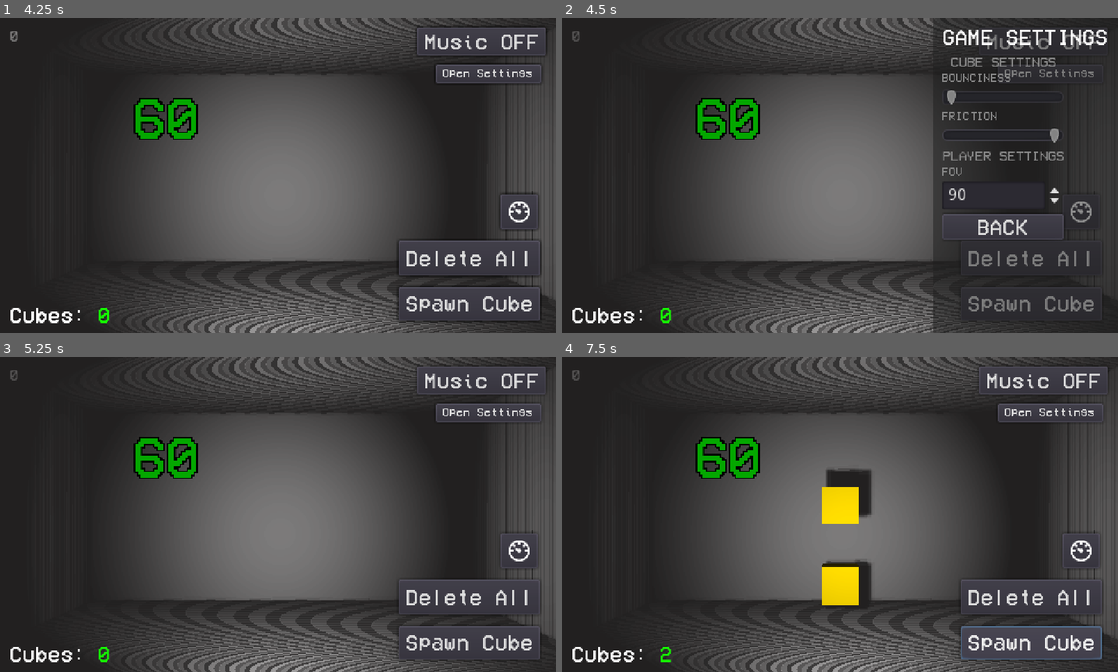
Above: before the commit, frames 1-4 (two rows, left to right).
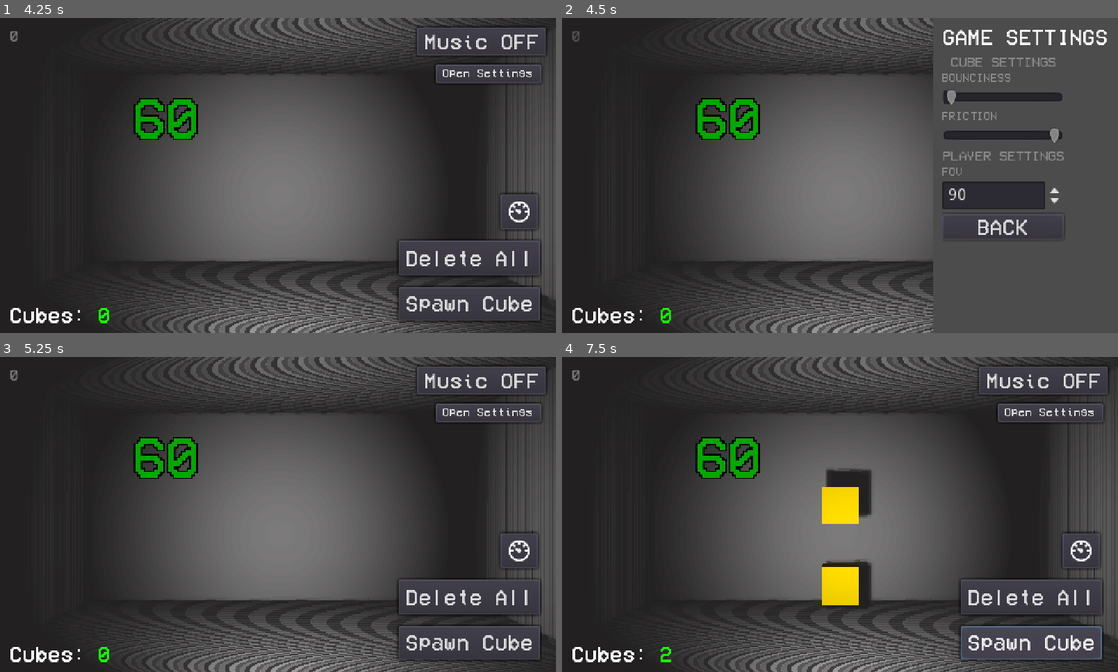
Above: after the commit, the same moments.

Repository: yaragirodev/vitaCubes
Game: Godot game, scene res://scenes/preLoadMenu.tscn
Same seed, same stepped clock (60 frames per second), same inputs: the game is played once before the commit and once after it.
Inputs (mouse positions are in pixels of both pictures, inside the frame that each line leads up to):
- Up to frame 1 (4.25 s): click "Open Settings" at 0.5 s; click "Load Assets" at 1.25 s; click "Start" at 2 s; click "Open Settings" at 2.75 s; click "Play!" at 3.5 s
- Up to frame 2 (4.5 s): click "Open Settings" at 4.25 s
- Up to frame 3 (5.25 s): click "BACK" at 5 s
- Up to frame 4 (7.5 s): click "Spawn Cube" at 5.75 s; click (1079, 549) at 6.52 s; click "Spawn Cube" at 7.25 s

Frame 1 is identical in both runs. In frame 2, 23% of the frame differs, in the area x 66-100%, y 0-100%; in frame 3, 0.2%; in frame 4, 0.2%.

Commit message:
menu fix!

Diff:
--- a/gui/gui.gd
+++ b/gui/gui.gd
@@ -93,6 +93,8 @@
 		Engine.time_scale = 1.0
 
 func _openSettings():
+	print("opening...")
 	visible = false
+	print("vanished")
 	globalData.isInSettings = true
 	gameSettings.visible = true
--- a/gui/settings/settings.gd
+++ b/gui/settings/settings.gd
@@ -4,7 +4,8 @@
 onready var fSlider = $settingsHere/VBoxContainer/frictionSlider
 onready var fovChanger = $settingsHere/VBoxContainer/fov_here
 onready var backButton = $settingsHere/VBoxContainer/BACK
-onready var gameGui = mainLvl.get_node("gui")
+export (NodePath) var guiPath
+onready var gui_node = get_node(guiPath)
 
 func _ready():
 	# connecting connects
@@ -20,4 +21,6 @@
 
 func _onBackPressed():
 	visible = false
-	globalData.isInSettings = true
+	# 1st getparent - canvasLayer; 2nd - spatial (main spatial)
+	gui_node.visible = true
+	globalData.isInSettings = false
--- a/gui/settings/settings.tscn
+++ b/gui/settings/settings.tscn
@@ -5,7 +5,7 @@
 [ext_resource path="res://assets/VCR.tres" type="DynamicFont" id=3]
 
 [sub_resource type="StyleBoxFlat" id=1]
-bg_color = Color( 0.113725, 0.113725, 0.113725, 0.505882 )
+bg_color = Color( 0.298039, 0.298039, 0.298039, 1 )
 
 [sub_resource type="DynamicFont" id=2]
 size = 18
--- a/scenes/main.tscn
+++ b/scenes/main.tscn
@@ -110,3 +110,4 @@
 layer = 50
 
 [node name="gameSetings" parent="CanvasLayer" instance=ExtResource( 7 )]
+guiPath = NodePath("../../gui")
